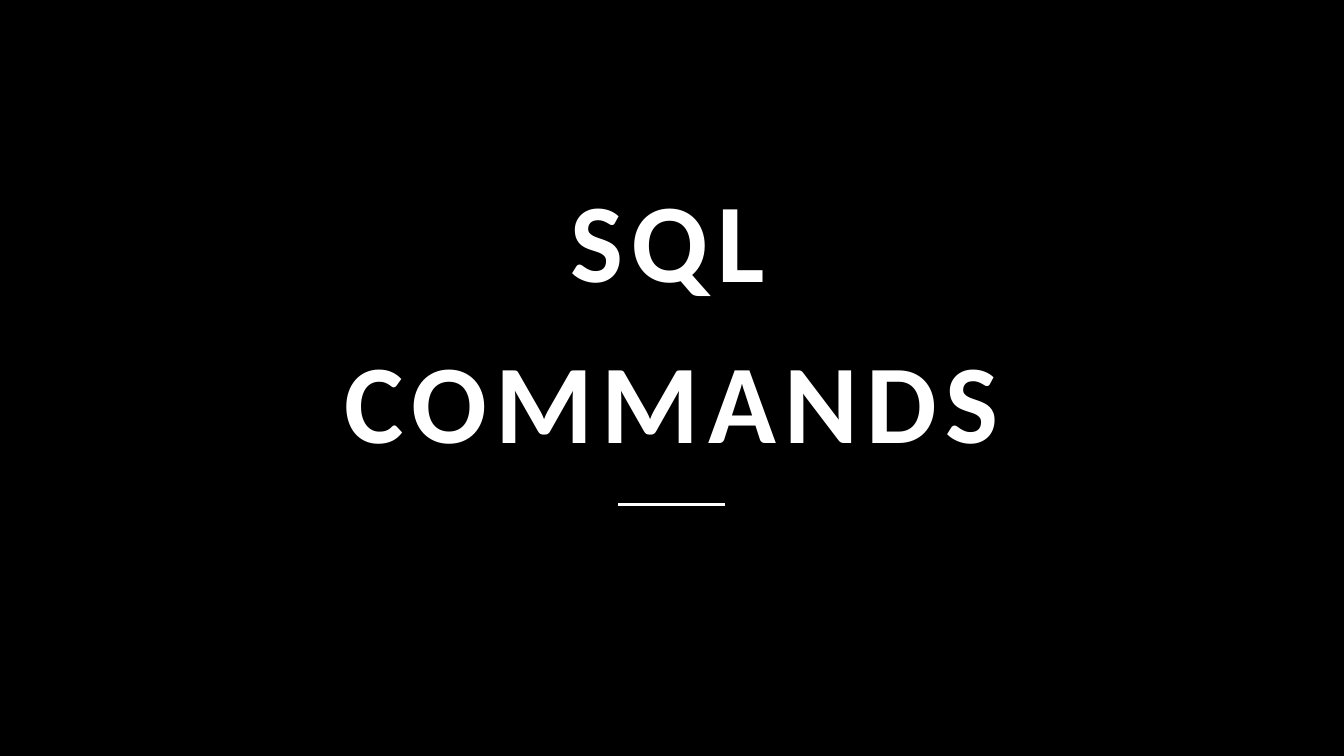
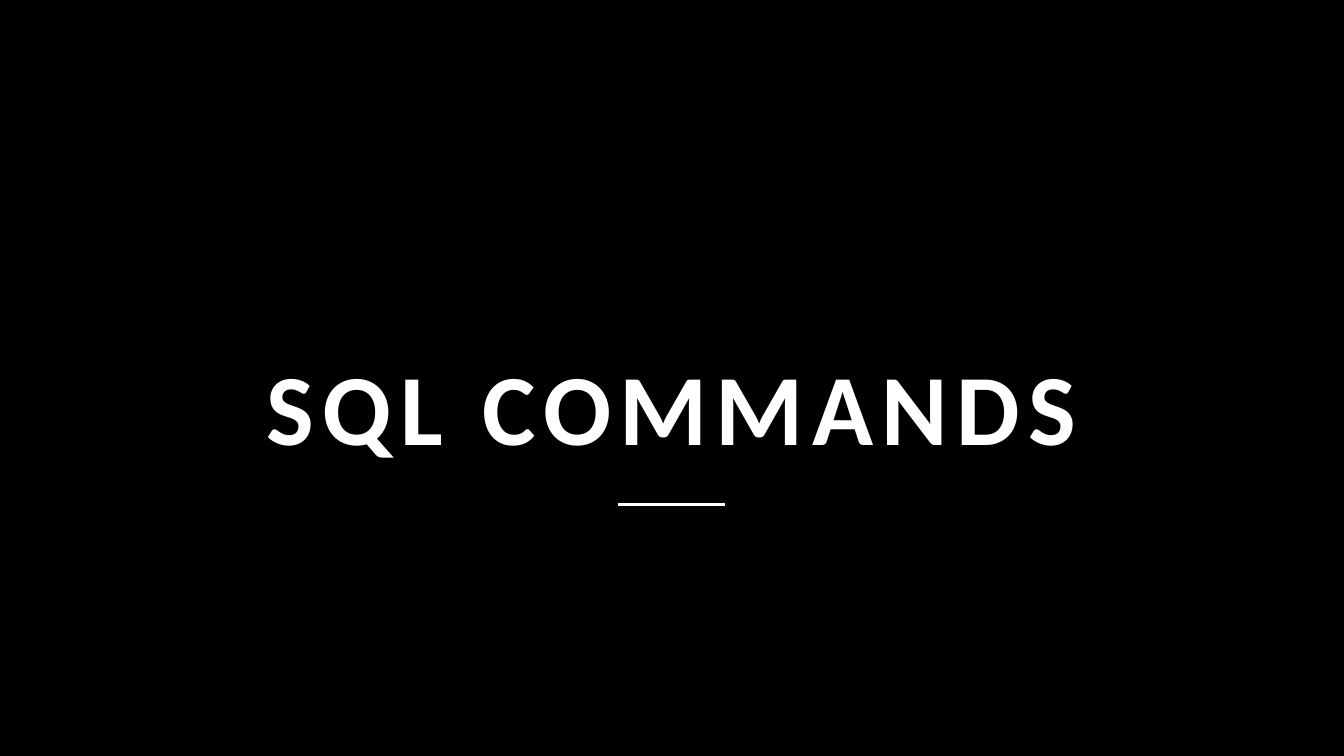
Before and after one commit to NehaTiwari2000/DBMS, a slide deck: slide 1 of SQL COMMANDS NEHA.pptx. Drawn at 1344x756 pixels with LibreOffice and Linux fonts; fonts in the diff are those of the drawing; background and template pictures are left out. Boxes give left, top, right and bottom in pixels: in the first picture for what was removed or moved away, otherwise in the second. Text is boxed around its words. In the diff, an @@ line names an element or a change of style, - is before the commit and + after.

Commit message:
SQL COMMANDS PRACTICE

```diff
--- a/SQL COMMANDS NEHA.pptx
+++ b/SQL COMMANDS NEHA.pptx
@@ title "SQL COMMANDS" at (267, 379, 1076, 458): size 80 to 72 pt @@
```
Also in this commit, not shown: 30 slides added, 1 slide removed, 2 other files.
